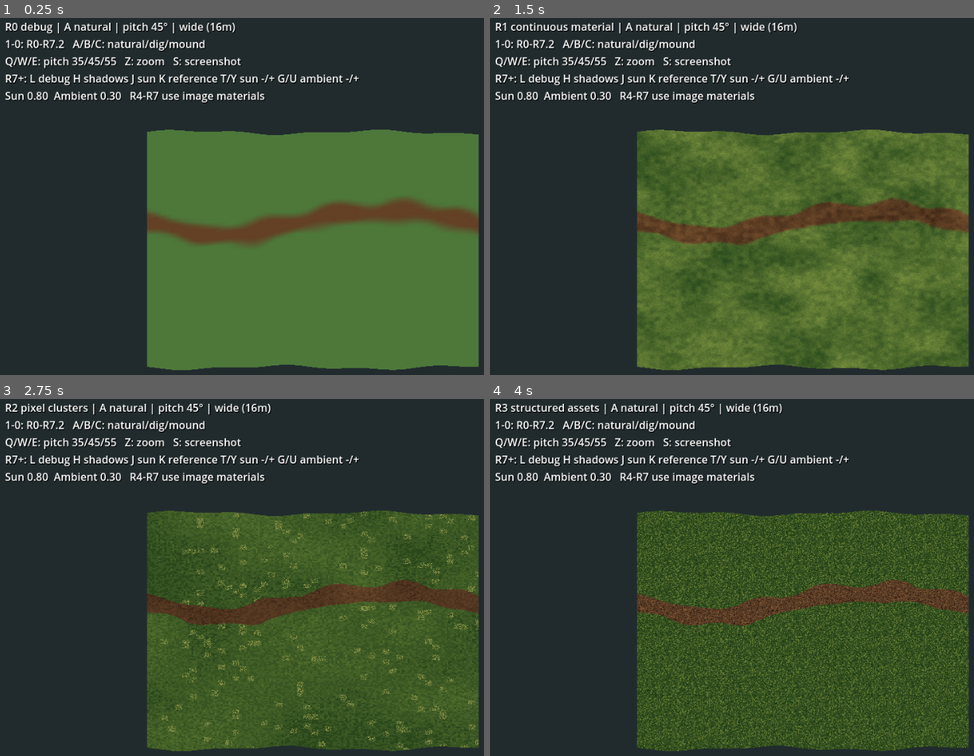
Above: before the commit, frames 1-4 (two rows, left to right).
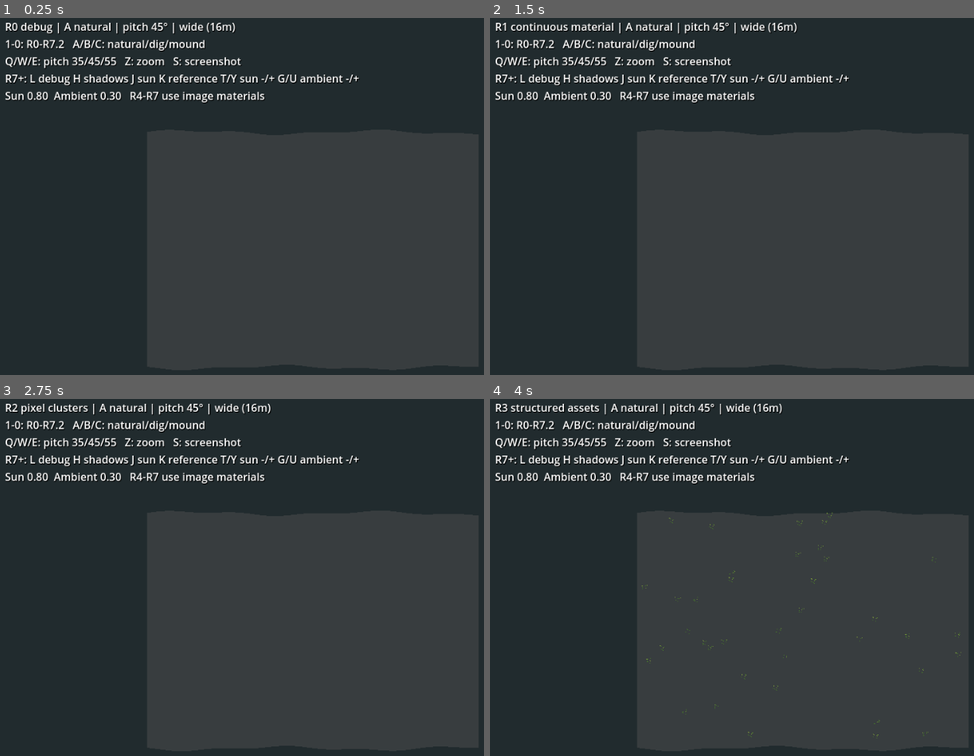
Above: after the commit, the same moments.

Repository: Riddick-ulous/SurvivalGamePixelArt
Game: Godot game, scene res://main.tscn
Two runs of this game, one before a commit and one after it. Both use one fixed random seed, a clock stepped at 60 frames per second and the inputs below.
Inputs:
- Up to frame 1 (0.25 s): no input
- Up to frame 2 (1.5 s): tap Enter at 0.5 s; hold W 0.53-1.28 s; tap 1 at 0.6 s; tap Space at 1.25 s; hold S from 1.28 s (still down); tap 2 at 1.35 s
- Up to frame 3 (2.75 s): tap Enter at 2 s; release S at 2.03 s; hold W from 2.03 s (still down); tap 3 at 2.1 s
- Up to frame 4 (4 s): tap Space at 2.75 s; tap 4 at 2.85 s; tap Enter at 3.5 s; release W at 3.53 s; hold A from 3.53 s (still down); tap 5 at 3.6 s

The runs differ from the first frame. In frame 1, 45% of the frame differs, in the area x 30-99%, y 31-99%; in frame 2, 45%; in frame 3, 45%; in frame 4, 45%.

Commit message:
feat: add shallow geometric grass sod edge at path

Diff:
--- a/experiments/terrain-rendering-spike/terrain_material.gdshader
+++ b/experiments/terrain-rendering-spike/terrain_material.gdshader
@@ -62,13 +62,13 @@
         signed_edge += 0.15*(noise2(p*2.2+vec2(7.0,3.0))-0.5)*2.0;
         signed_edge += 0.05*(noise2(p*7.0+vec2(4.0,23.0))-0.5)*2.0;
         signed_edge += 0.035*(hash21(floor(p*32.0))-0.5);
-        // Explicit world-space path-edge material zones.
+        // Explicit world-space path-edge material zones.\n        // Keep this mask in sync with the geometry edge in terrain_spike.gd.
         // Signed distance: negative = compacted path, positive = grass.
         // A narrow exposed-earth strip precedes the darker turf root edge.
         float exposed = step(0.11,cut_depth);
         float turf_coverage = step(0.0,signed_edge)*(1.0-exposed);
         float rim_soil = (1.0-step(0.0,signed_edge))*step(-0.115,signed_edge);
-        float root_edge = turf_coverage*(1.0-step(0.105,signed_edge));
+        float root_edge = turf_coverage*(1.0-step(0.105,signed_edge));\n        float sod_face = (1.0-step(0.0,signed_edge))*step(-0.065,signed_edge);
         // Sparse coarse clumps grow across the edge, but only locally.
         float clump_noise = noise2(p*5.5+vec2(24.0,41.0));
         float tuft = step(0.67,clump_noise)*step(-0.085,signed_edge)* (1.0-step(0.05,signed_edge))*(1.0-exposed);
@@ -87,7 +87,7 @@
         vec3 path_rim = earth*vec3(0.72,0.77,0.68);
         vec3 root_turf = turf*vec3(0.57,0.68,0.47);
         ALBEDO = mix(earth,turf,turf_coverage);
-        ALBEDO = mix(ALBEDO,path_rim,rim_soil*0.75);
+        ALBEDO = mix(ALBEDO,path_rim,rim_soil*0.75);\n        ALBEDO = mix(ALBEDO,earth*vec3(0.50,0.57,0.43),sod_face*0.60);
         ALBEDO = mix(ALBEDO,root_turf,root_edge*0.85);
         ALBEDO = mix(ALBEDO,earth*vec3(0.80,0.85,0.72),broken_edge*0.80);
         ALBEDO = mix(ALBEDO,turf*vec3(0.85,0.97,0.70),tuft*0.72);
--- a/experiments/terrain-rendering-spike/terrain_spike.gd
+++ b/experiments/terrain-rendering-spike/terrain_spike.gd
@@ -5,7 +5,7 @@
 const EXTENT := 16.0
 const STEP := EXTENT / GRID
 const SEED := 1909
-const MODES := ["R0 debug", "R1 continuous material", "R2 pixel clusters", "R3 structured assets", "R4 image materials", "R5 stochastic transitions", "R6 excavated terrain", "R7 lit square pit", "R7.1 light debug", "R7.2 normal correction"]
+const MODES := ["R0 debug", "R1 continuous material", "R2 pixel clusters", "R3 structured assets", "R4 image materials", "R5 stochastic transitions", "R6 excavated terrain", "R7 lit square pit", "R7.1 light debug", "R7.2 grass edge geometry"]
 const CASES := ["A natural", "B excavation", "C mound"]
 var mode_id := 0
 var case_id := 0
@@ -100,9 +100,26 @@
     var d: float = Vector2(maxf(p.x,0.0),maxf(p.y,0.0)).length()+minf(maxf(p.x,p.y),0.0)-0.16
     return 1.1*(1.0-smoothstep(-0.35,0.17,d))
 
+func _path_edge_distance(x: float, z: float) -> float:
+    # World-coordinate signed distance, matching the material shader.
+    var center: float = 6.1 + 0.85*sin(x*0.42)
+    center += 0.40*(sin(x*0.55+1.7)*sin(x*0.31+0.6))
+    var half_width: float = 0.62 + 0.12*sin(x*0.75+2.1)
+    var jitter: float = 0.09*sin(x*2.2+z*1.7) + 0.035*sin(x*6.0-z*3.0)
+    return absf(z-center)-half_width+jitter
+
 func _height(x: float,z: float) -> float:
     var h: float = 0.12*sin(x*0.7+0.2)*cos(z*0.6) + 0.07*sin(x*1.8+z*0.9)
     var d: float = Vector2(x-8.2,z-8.0).length()
+    if mode_id == 9:
+        # A shallow, physically raised grass sod at the compacted path edge.
+        # World-space, independent of terrain tessellation and texture scale.
+        var edge: float = _path_edge_distance(x,z)
+        var turf_step: float = smoothstep(-0.055,0.11,edge)
+        var broad_lip: float = 1.0-smoothstep(0.11,0.32,edge)
+        h += 0.065*turf_step*broad_lip
+        # Path is slightly worn down; no change to the excavation logic.
+        h -= 0.035*(1.0-smoothstep(-0.22,0.06,edge))
     if case_id == 1:
         if mode_id >= 7:
             h -= _r7_depth(x,z)
Not shown, added: experiments/terrain-rendering-spike/R7_2_GRASS_EDGE.md
